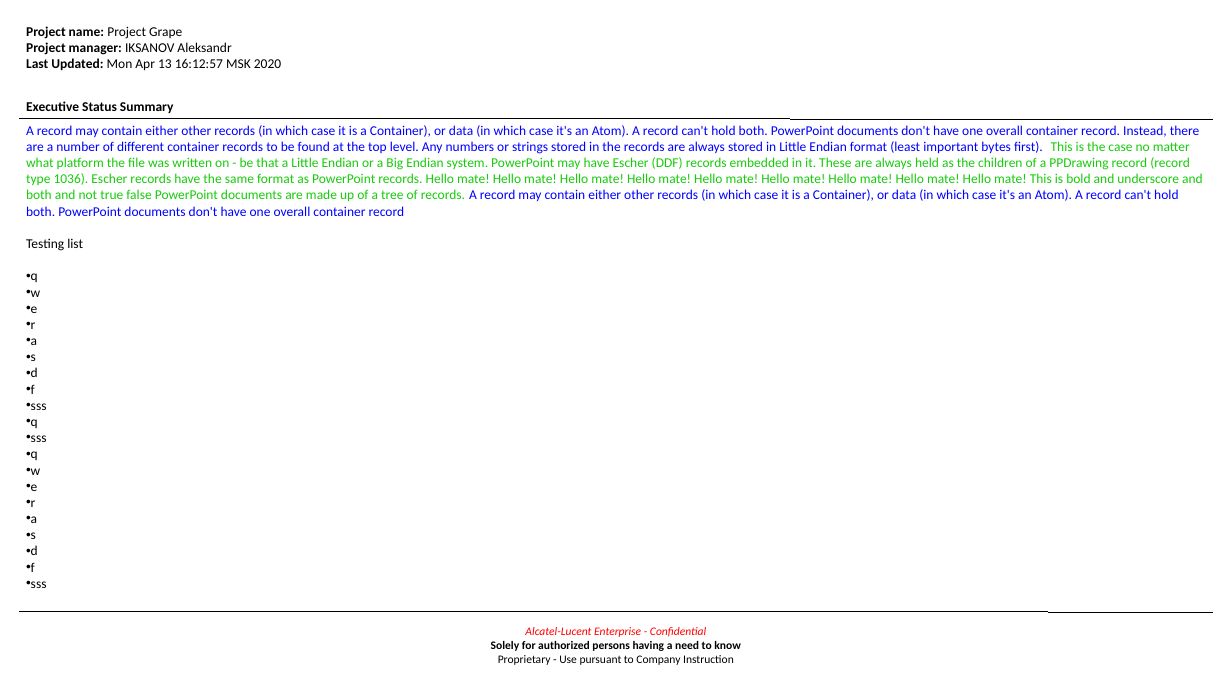
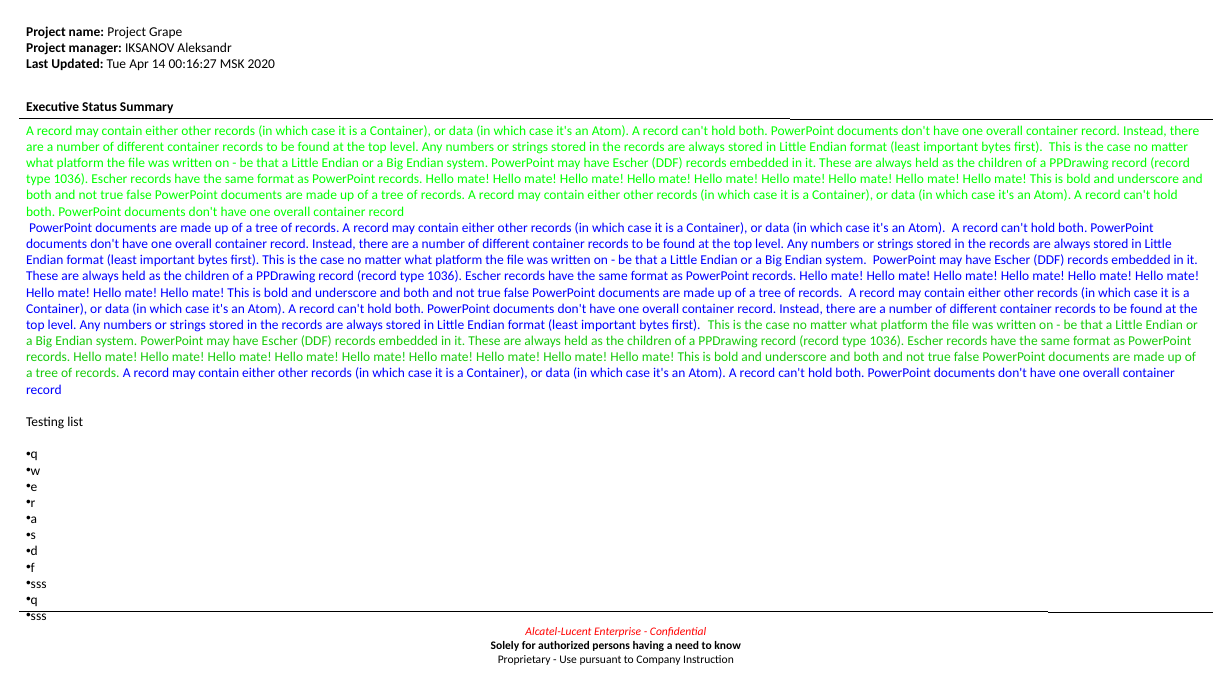
Before and after one commit to TheDiamondDoge/management_board_file_processors, a slide deck: slide 2 of html-to-ppt/TextFormat.pptx. Drawn at 1232x693 pixels with LibreOffice and Linux fonts; fonts in the diff are those of the drawing. Boxes give left, top, right and bottom in pixels: in the first picture for what was removed or moved away, otherwise in the second. Text is boxed around its words. In the diff, an @@ line names an element or a change of style, - is before the commit and + after.

```diff
--- a/html-to-ppt/TextFormat.pptx
+++ b/html-to-ppt/TextFormat.pptx
@@ text at bbox=[26, 26, 275, 71]: text changed @@
-Project name: Project Grape
-Project manager: IKSANOV Aleksandr
-Last Updated: Mon Apr 13 16:12:57 MSK 2020
+Project name: Project Grape
+Project manager: IKSANOV Aleksandr
+Last Updated: Tue Apr 14 00:16:27 MSK 2020
@@ text at bbox=[26, 125, 1203, 216]: text colour #0000FF to #00FF00 in "A record may contain either other records ..."; text colour #18CB0C to #00FF00 in "This is the case no matter what ..." @@
@@ text at bbox=[26, 222, 1200, 394]: paragraph added @@
+PowerPoint documents are made up of a tree of records. A record may contain either other records (in which case it is a Container), or data (in which case it's an Atom). A record can't hold both. PowerPoint documents don't have one overall container record. Instead, there are a number of different container records to be found at the top level. Any numbers or strings stored in the records are always stored in Little Endian format (least important bytes first). This is the case no matter what platform the file was written on - be that a Little Endian or a Big Endian system. PowerPoint may have Escher (DDF) records embedded in it. These are always held as the children of a PPDrawing record (record type 1036). Escher records have the same format as PowerPoint records. Hello mate! Hello mate! Hello mate! Hello mate! Hello mate! Hello mate! Hello mate! Hello mate! Hello mate! This is bold and underscore and both and not true false PowerPoint documents are made up of a tree of records. A record may contain either other records (in which case it is a Container), or data (in which case it's an Atom). A record can't hold both. PowerPoint documents don't have one overall container record. Instead, there are a number of different container records to be found at the top level. Any numbers or strings stored in the records are always stored in Little Endian format (least important bytes first). This is the case no matter what platform the file was written on - be that a Little Endian or a Big Endian system. PowerPoint may have Escher (DDF) records embedded in it. These are always held as the children of a PPDrawing record (record type 1036). Escher records have the same format as PowerPoint records. Hello mate! Hello mate! Hello mate! Hello mate! Hello mate! Hello mate! Hello mate! Hello mate! Hello mate! This is bold and underscore and both and not true false PowerPoint documents are made up of a tree of records. A record may contain either other records (in which case it is a Container), or data (in which case it's an Atom). A record can't hold both. PowerPoint documents don't have one overall container record
```
Also in this commit, not shown: 2 other slides changed, 2 other files.
